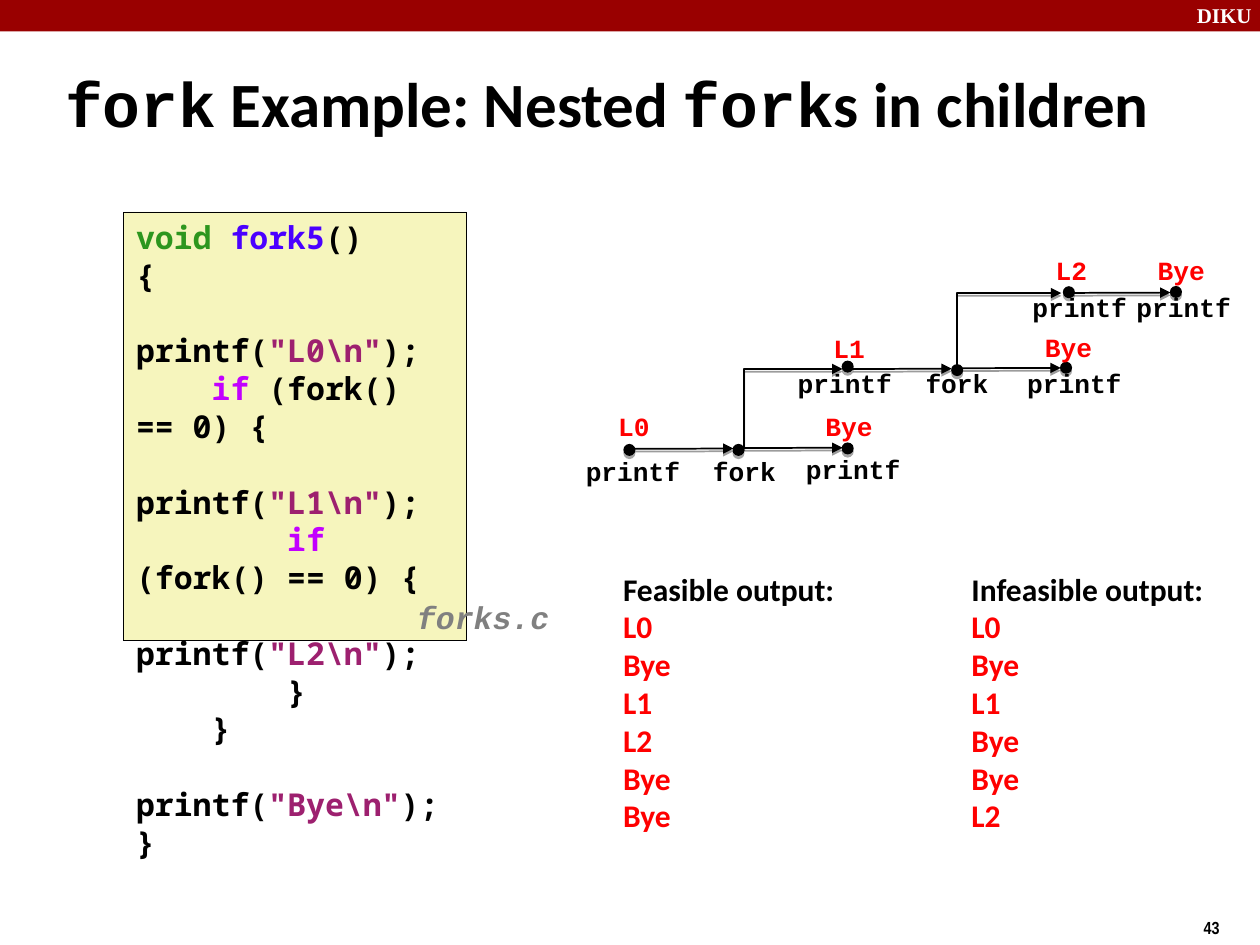
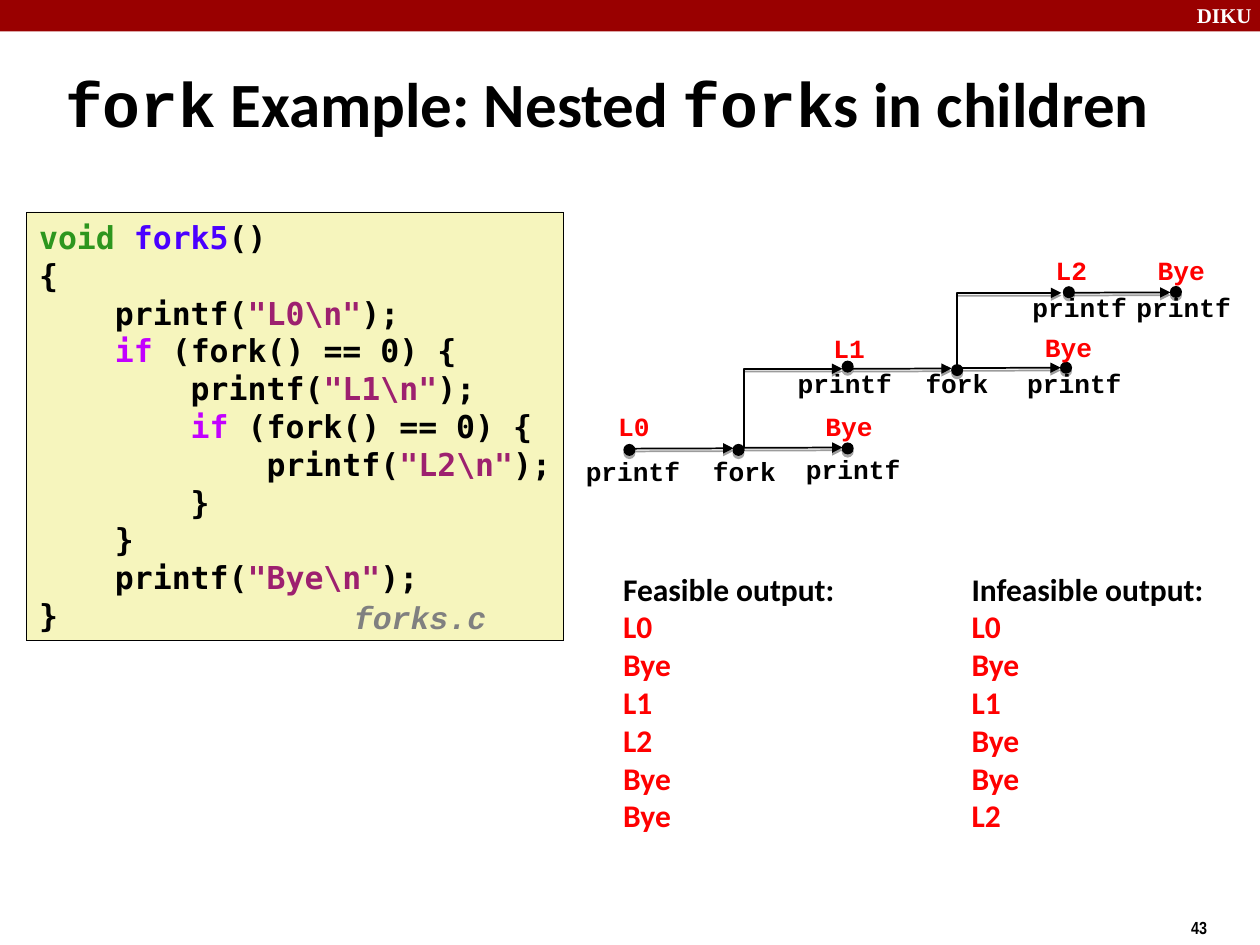
Before and after one commit to diku-compSys/compSys-e2020-pub, a slide deck: slide 43 of material/201019_exceptional_control_flow/exceptional-control-flow.odp. Drawn at 1260x945 pixels with LibreOffice and Linux fonts; fonts in the diff are those of the drawing. Boxes give left, top, right and bottom in pixels: in the first picture for what was removed or moved away, otherwise in the second. Text is boxed around its words. In the diff, an @@ line names an element or a change of style, - is before the commit and + after.

```diff
--- a/material/201019_exceptional_control_flow/exceptional-control-flow.odp
+++ b/material/201019_exceptional_control_flow/exceptional-control-flow.odp
@@ rectangle "void fork5()" resized from (x1=123, y1=212, x2=466, y2=640) to (x1=26, y1=212, x2=563, y2=640) @@
@@ rectangle "void fork5()" at (x1=26, y1=212, x2=563, y2=640): font Noto Sans Mono to DejaVu Sans Mono @@
@@ elbow arrow (958, 368) - (1061, 292): route changed @@
@@ elbow arrow (743, 449) - (842, 369): route changed @@
@@ text "forks.c" rewrapped from (x1=417, y1=607, x2=549, y2=639) to (x1=354, y1=607, x2=486, y2=629) @@
@@ page number moved from (x1=1204, y1=921, x2=1220, y2=935) to (x1=1191, y1=922, x2=1207, y2=934) @@
```
Also in this commit, not shown: 52 other slides changed, 4 other files.
